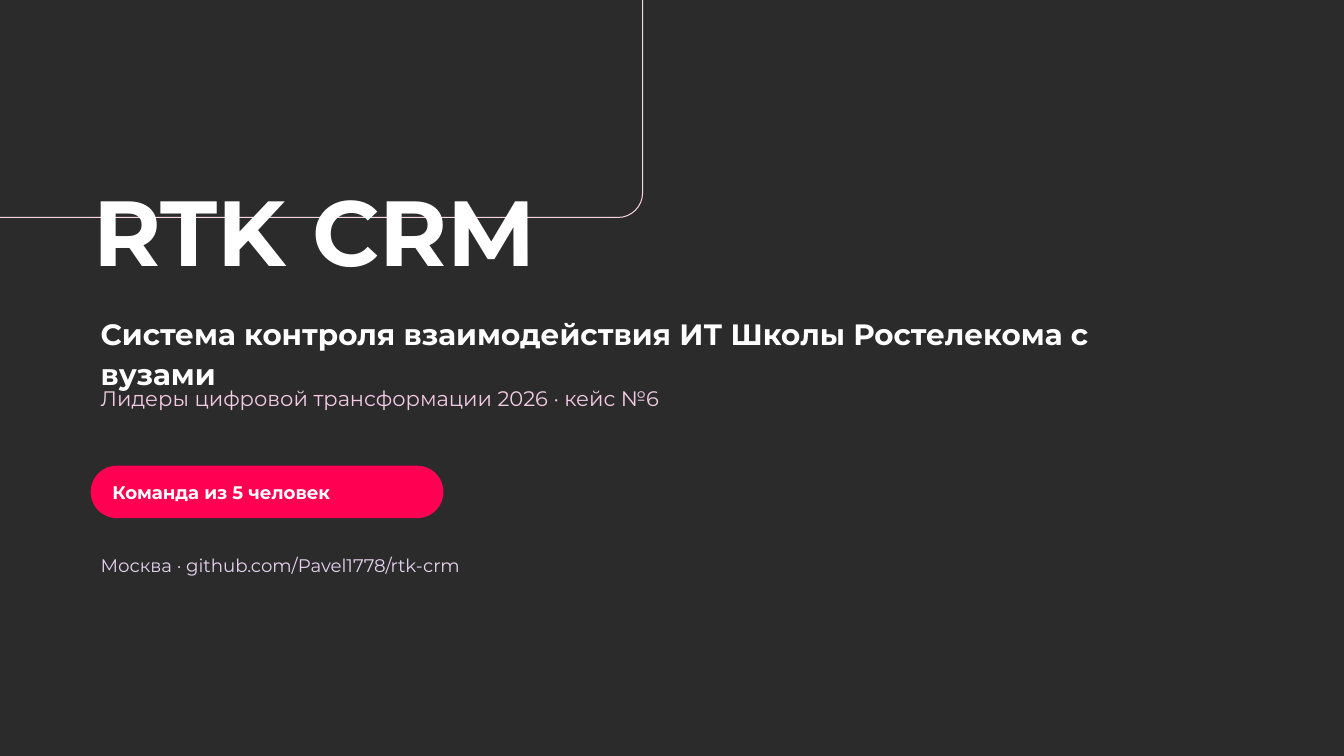
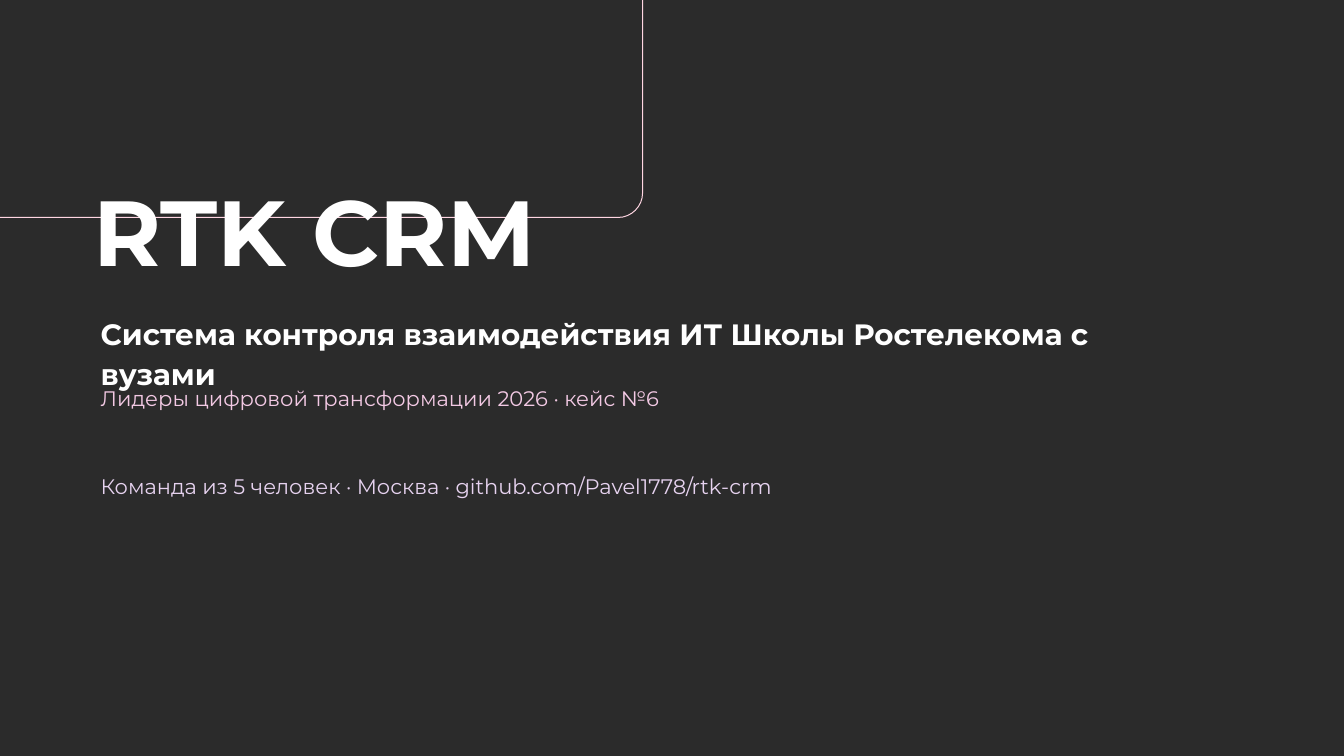
Before and after one commit to Pavel1778/rtk-crm, a slide deck: slide 7 of docs/presentation/RTK-CRM-LCT2026.pptx (slide 1 before the commit). Drawn at 1344x756 pixels with LibreOffice and Linux fonts; fonts in the diff are those of the drawing; background and template pictures are left out; a plain dark background stands for a picture behind light text. Boxes give left, top, right and bottom in pixels: in the first picture for what was removed or moved away, otherwise in the second. Text is boxed around its words. In the diff, an @@ line names an element or a change of style, - is before the commit and + after.

```diff
--- a/docs/presentation/RTK-CRM-LCT2026.pptx
+++ b/docs/presentation/RTK-CRM-LCT2026.pptx
@@ rounded rectangle removed at box(91, 466, 444, 518) @@
-Команда из 5 человек
@@ text at box(101, 476, 772, 498): text changed; size 13 to 15 pt @@
-Москва · github.com/Pavel1778/rtk-crm
+Команда из 5 человек · Москва · github.com/Pavel1778/rtk-crm
```
Also in this commit, not shown: 10 other slides changed, 12 other files.
